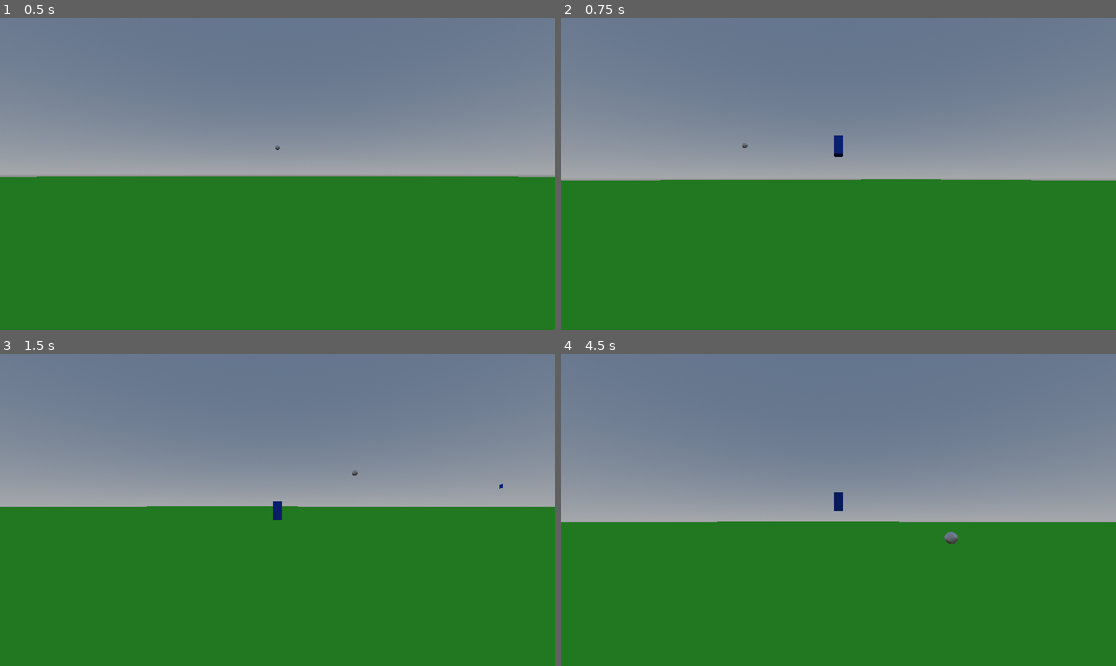
Above: before the commit, frames 1-4 (two rows, left to right).
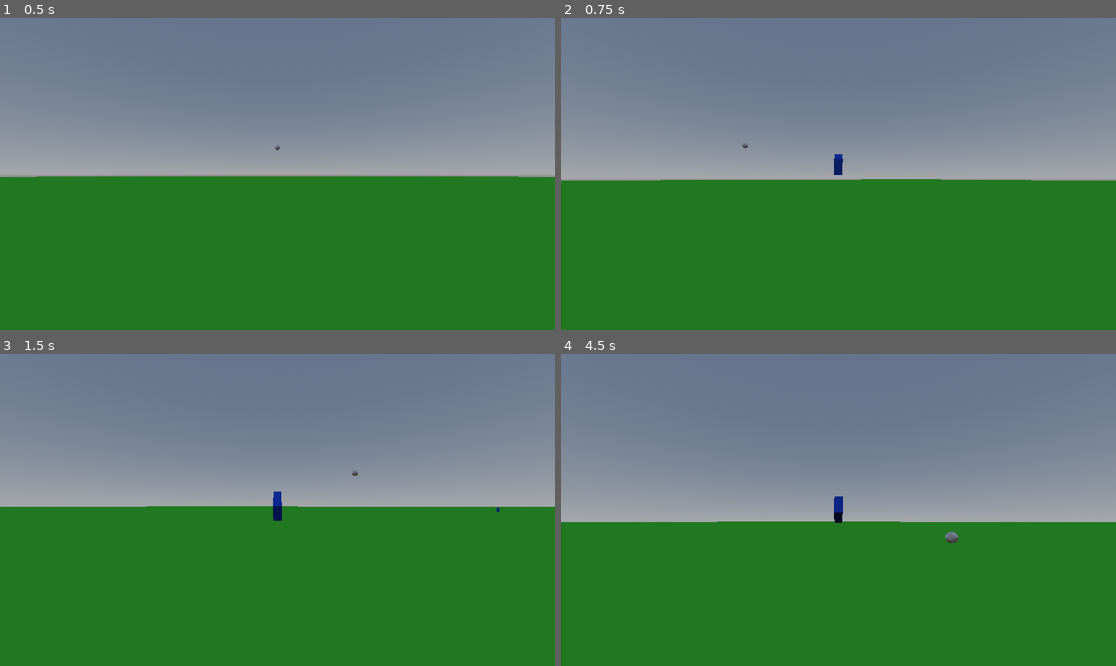
Above: after the commit, the same moments.

Repository: tajsDev/cleanser
Game: Godot game, scene res://Levels/level_one.tscn
Same seed, same stepped clock (60 frames per second), same inputs: the game is played once before the commit and once after it.
Inputs (mouse positions are in pixels of both pictures, inside the frame that each line leads up to):
- Up to frame 1 (0.5 s): no input
- Up to frame 2 (0.75 s): tap Enter (ui_accept) at 0.5 s; move the mouse to (866, 174) at 0.52 s; hold Up (ui_up) from 0.53 s (still down); right-click (866, 174) at 0.6 s
- Up to frame 3 (1.5 s): keep holding Up (ui_up); tap Enter (ui_accept) at 0.77 s; move the mouse to (249, 510) at 1.27 s; right-click (249, 510) at 1.35 s
- Up to frame 4 (4.5 s): keep holding Up (ui_up); tap Enter (ui_accept) at 1.52, 2, 2.75, 3.02, 3.5, 3.77 s; move the mouse to (849, 503) at 2.02 s; right-click (849, 503) at 2.1 s; move the mouse to (832, 516) at 2.77 s; right-click (832, 516) at 2.85 s; move the mouse to (877, 513) at 3.52 s; right-click (877, 513) at 3.6 s; move the mouse to (794, 506) at 4.27 s; right-click (794, 506) at 4.35 s

Frame 1 is identical in both runs. In frame 2, 0.2% of the frame differs, in the area x 32-51%, y 37-51%; in frame 3, 0.2%; in frame 4, 0.2%.

Commit message:
added basic health compontent

Diff:
--- a/Enemies/villager.tscn
+++ b/Enemies/villager.tscn
@@ -1,6 +1,8 @@
-[gd_scene load_steps=5 format=3 uid="uid://busavbu5ruen3"]
+[gd_scene load_steps=7 format=3 uid="uid://busavbu5ruen3"]
 
 [ext_resource type="Script" path="res://Scripts/villager_nav.gd" id="1_rd73b"]
+[ext_resource type="Script" path="res://Scripts/enemy_hit.gd" id="2_0s4dt"]
+[ext_resource type="Script" path="res://Scripts/health_manager.gd" id="3_uwt3k"]
 
 [sub_resource type="SphereShape3D" id="SphereShape3D_mjfsd"]
 radius = 0.505267
@@ -24,8 +26,15 @@
 avoidance_enabled = true
 
 [node name="Area3D" type="Area3D" parent="."]
-collision_layer = 16
-collision_mask = 16
+disable_mode = 1
+script = ExtResource("2_0s4dt")
+
+[node name="HealthManager" type="Node3D" parent="Area3D"]
+script = ExtResource("3_uwt3k")
 
 [node name="CollisionShape3D" type="CollisionShape3D" parent="Area3D"]
 shape = SubResource("SphereShape3D_mjfsd")
+
+[connection signal="area_entered" from="Area3D" to="Area3D" method="_on_area_entered"]
+[connection signal="dead" from="Area3D/HealthManager" to="." method="_on_health_manager_dead"]
+[connection signal="hurts" from="Area3D/HealthManager" to="Area3D" method="_on_health_manager_hurts"]
--- a/Player/player.tscn
+++ b/Player/player.tscn
@@ -1,9 +1,10 @@
-[gd_scene load_steps=10 format=3 uid="uid://ds5rdkbb2n5fq"]
+[gd_scene load_steps=11 format=3 uid="uid://ds5rdkbb2n5fq"]
 
 [ext_resource type="Script" path="res://Scripts/player_movement.gd" id="1_7jrg8"]
 [ext_resource type="Script" path="res://Scripts/player_camera.gd" id="2_urfap"]
 [ext_resource type="Script" path="res://Scripts/cleanse_book.gd" id="3_gbmod"]
 [ext_resource type="PackedScene" uid="uid://pavqsibir81r" path="res://Projectiles/Cleanse.tscn" id="4_6e4mh"]
+[ext_resource type="Script" path="res://Scripts/health_manager.gd" id="5_md0m2"]
 
 [sub_resource type="ProceduralSkyMaterial" id="ProceduralSkyMaterial_may0v"]
 
@@ -28,7 +29,7 @@
 script = ExtResource("2_urfap")
 
 [node name="cleanse_book" type="Node3D" parent="Camera3D" node_paths=PackedStringArray("cam")]
-transform = Transform3D(1, 0, 0, 0, 1, 0, 0, 0, 1, 0, 0.0189483, -0.557247)
+transform = Transform3D(1, 0, 0, 0, 1, 0, 0, 0, 1, 0, 0.0189483, -0.236415)
 script = ExtResource("3_gbmod")
 cleanse_spell = ExtResource("4_6e4mh")
 cam = NodePath("..")
@@ -39,3 +40,6 @@
 [node name="MeshInstance3D" type="MeshInstance3D" parent="."]
 mesh = SubResource("CapsuleMesh_d4wt4")
 skeleton = NodePath("../..")
+
+[node name="HealthManager" type="Node3D" parent="."]
+script = ExtResource("5_md0m2")
--- a/Scripts/cleanse_book.gd
+++ b/Scripts/cleanse_book.gd
@@ -6,7 +6,7 @@
 func _physics_process(_delta):
 	if Input.is_action_just_pressed("ui_cleanse"):
 		var spell = cleanse_spell.instantiate()
-		spell.global_rotation = global_rotation
+		spell.rotation = global_rotation
+		spell.position = global_position
 		get_tree().get_root().add_child(spell)
-		spell.global_position = global_position
 		spell = null
--- a/Scripts/cleanse_spell.gd
+++ b/Scripts/cleanse_spell.gd
@@ -3,15 +3,11 @@
 var bullet_speed = 50.0
 var direction: Vector3
 
-# Called when the node enters the scene tree for the first time.
 func _ready() -> void:
 	direction = -transform.basis.z.normalized()
 
-# Called every frame. 'delta' is the elapsed time since the previous frame.
 func _physics_process(delta: float) -> void:
-	# Manually update the position of the bullet
 	transform.origin += direction * bullet_speed * delta
 
-# Called when the bullet collides with another object or area
 func _on_area_3d_area_entered(area: Area3D) -> void:
 	queue_free()
--- /dev/null
+++ b/Scripts/enemy_hit.gd
@@ -0,0 +1,20 @@
+extends Area3D
+
+@onready var health_mang = $HealthManager
+
+# Called when the node enters the scene tree for the first time.
+func _ready() -> void:
+	pass # Replace with function body.
+
+
+# Called every frame. 'delta' is the elapsed time since the previous frame.
+func _process(delta: float) -> void:
+	pass
+
+
+func _on_area_entered(area: Area3D) -> void:
+	_on_health_manager_hurts()
+
+
+func _on_health_manager_hurts() -> void:
+	health_mang.hurt(10)
--- a/Scripts/health_manager.gd
+++ b/Scripts/health_manager.gd
@@ -5,7 +5,7 @@
 signal healed
 signal health_changed
 signal gibbed
-
+#this works
 @export var max_health = 100
 var cur_health = 1
 
@@ -16,7 +16,7 @@
 	cur_health = max_health
 	emit_signal("health_changed", cur_health)
 
-func hurt(damage: int, dir: Vector3):
+func hurt(damage: int):
 	if cur_health <= 0:
 		return
 	cur_health -= damage
--- a/Scripts/villager_nav.gd
+++ b/Scripts/villager_nav.gd
@@ -33,3 +33,7 @@
 func _on_velocity_computed(safe_velocity: Vector3):
 	velocity = safe_velocity
 	move_and_slide()
+
+
+func _on_health_manager_dead() -> void:
+	queue_free()
--- a/project.godot
+++ b/project.godot
@@ -60,6 +60,11 @@
 ]
 }
 
+[layer_names]
+
+3d_physics/layer_1="Obs"
+3d_physics/layer_2="Enemies"
+
 [rendering]
 
 renderer/rendering_method="gl_compatibility"
